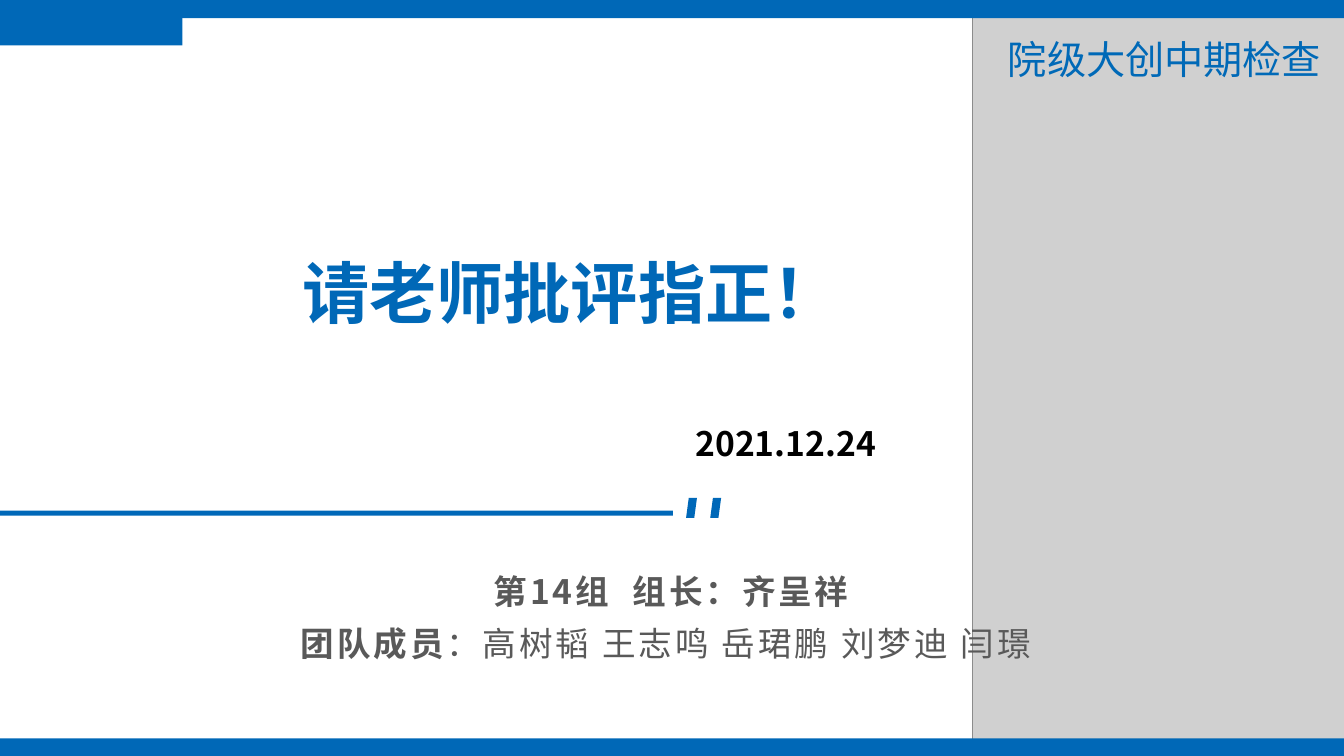
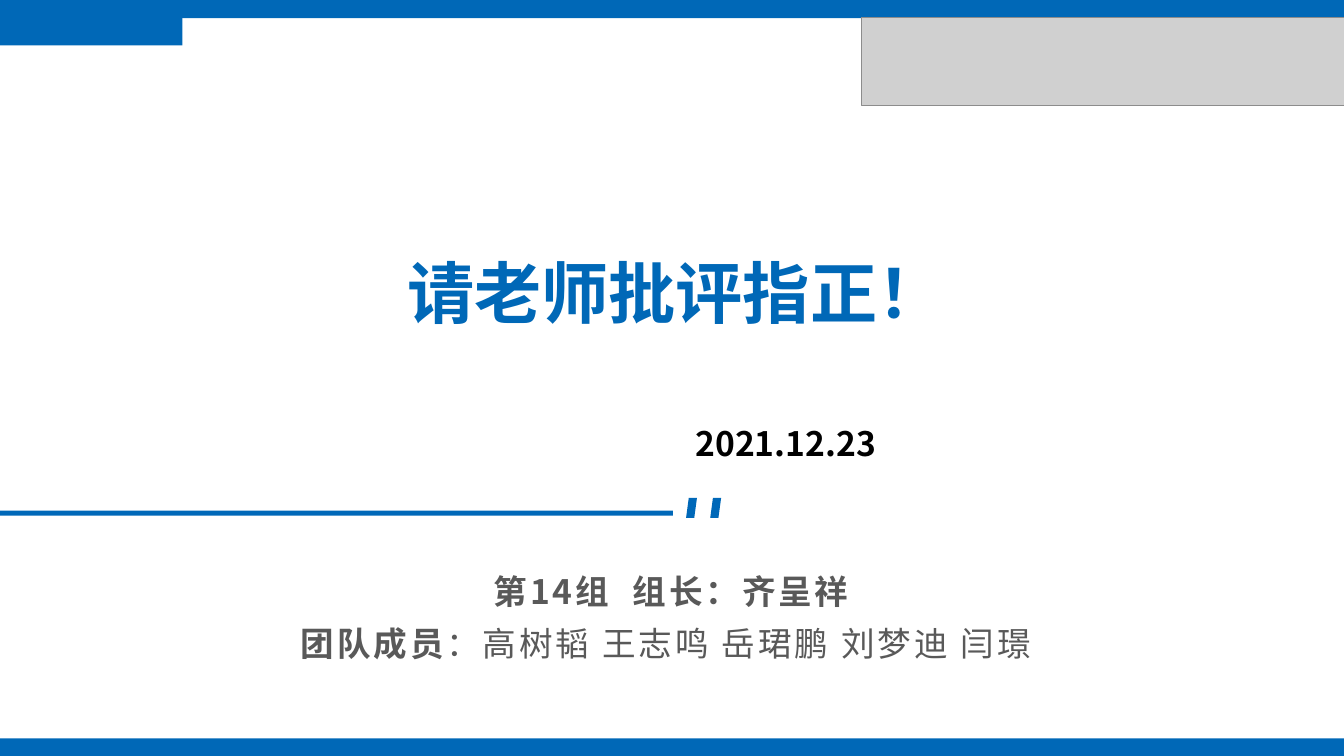
Before and after one commit to KuangjuX-Archived/SimpleMIPS, a slide deck: slide 22 of report/14组-体系结构答辩.pptx. Drawn at 1344x756 pixels with LibreOffice and Linux fonts; fonts in the diff are those of the drawing; grey boxes stand for pictures. Boxes give left, top, right and bottom in pixels: in the first picture for what was removed or moved away, otherwise in the second. Text is boxed around its words. In the diff, an @@ line names an element or a change of style, - is before the commit and + after.

```diff
--- a/report/14组-体系结构答辩.pptx
+++ b/report/14组-体系结构答辩.pptx
@@ picture added at [862,18,1344,106] @@
@@ picture removed at [973,9,1344,750] @@
@@ text removed at [1008,41,1321,77] @@
-院级大创中期检查
@@ text "请老师批评指正！": place and size @@
-text "请老师批评指正！" at [302,261,839,324]
+text "请老师批评指正！" at [407,261,944,324]
@@ text at [695,430,875,457]: text changed @@
-2021.12.24
+2021.12.23
```
Also in this commit, not shown: 7 other slides changed, 1 slide added, 1 slide removed.
